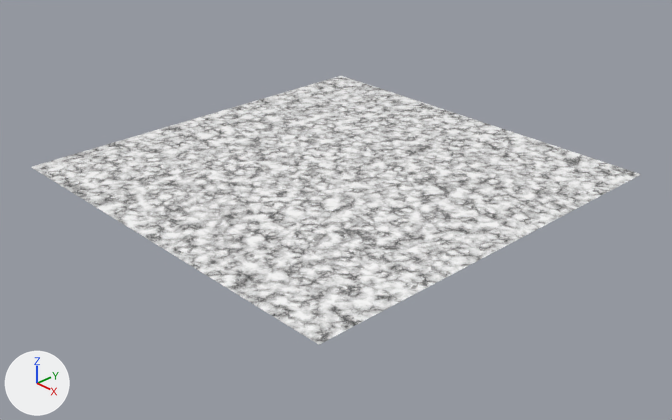
A saved change to the Blender file Blender/Marble.blend.
Both versions are drawn from a 50 mm camera at (14.45, -13.52, 8.69) aimed at (0.34, -0.23, -0.82). Every picture has the same lights, and +X, +Y and +Z are marked at lower left.
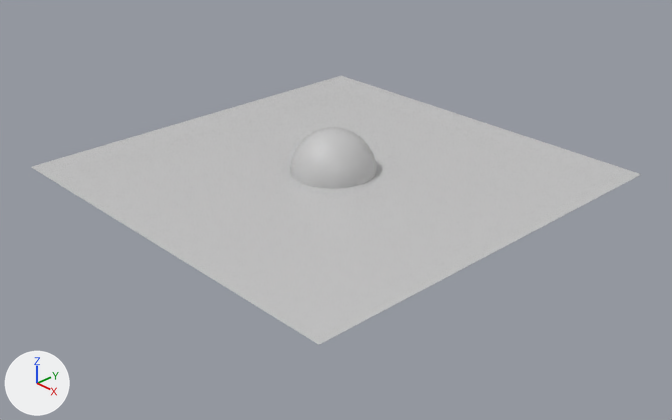
Pixel boxes (x1, y1, x2, y2) of what changed, in the pictures (672 x 420 px):
'Plane', surface changed (white to grey)
    both: (32, 76, 641, 344)
'Sphere.001', added
    after: (290, 127, 376, 189)

Diff of the bpy script that builds the scene:
```diff
--- a/Blender/Marble.blend.py
+++ b/Blender/Marble.blend.py
@@ mat_wall @@
 mat_wall = bpy.data.materials.new('Wall')
-# nodes: BsdfPrincipled, Mapping, Mix x2, OutputMaterial, TexCoord, TexNoise x3, TexVoronoi, ValToRGB x3
-# colours: black #393939, white #ffffff, black #353535, black #000000
+# nodes: BsdfPrincipled, Bump x2, Mapping, Math x2, Mix, OutputMaterial, TexCoord, TexNoise, TexVoronoi x2, ValToRGB x2
+# colours: light grey #c8c8c8, black #000000, white #ffffff
@@ me_sphere_001 @@
+me_sphere_001.from_pydata(...)  # a UV sphere (32 segments, 16 rings, poles along z) spanning x -1.0..1.0, y -1.0..1.0, z -1.0..1.0
+me_sphere_001.polygons.foreach_set('use_smooth', [True] * 512)
+me_sphere_001.materials.append(mat_wall)
@@ ob_sphere_001 @@
+ob_sphere_001 = bpy.data.objects.new('Sphere.001', me_sphere_001)
+ob_sphere_001.location = (0.0, 0.0, 0.0)
```
